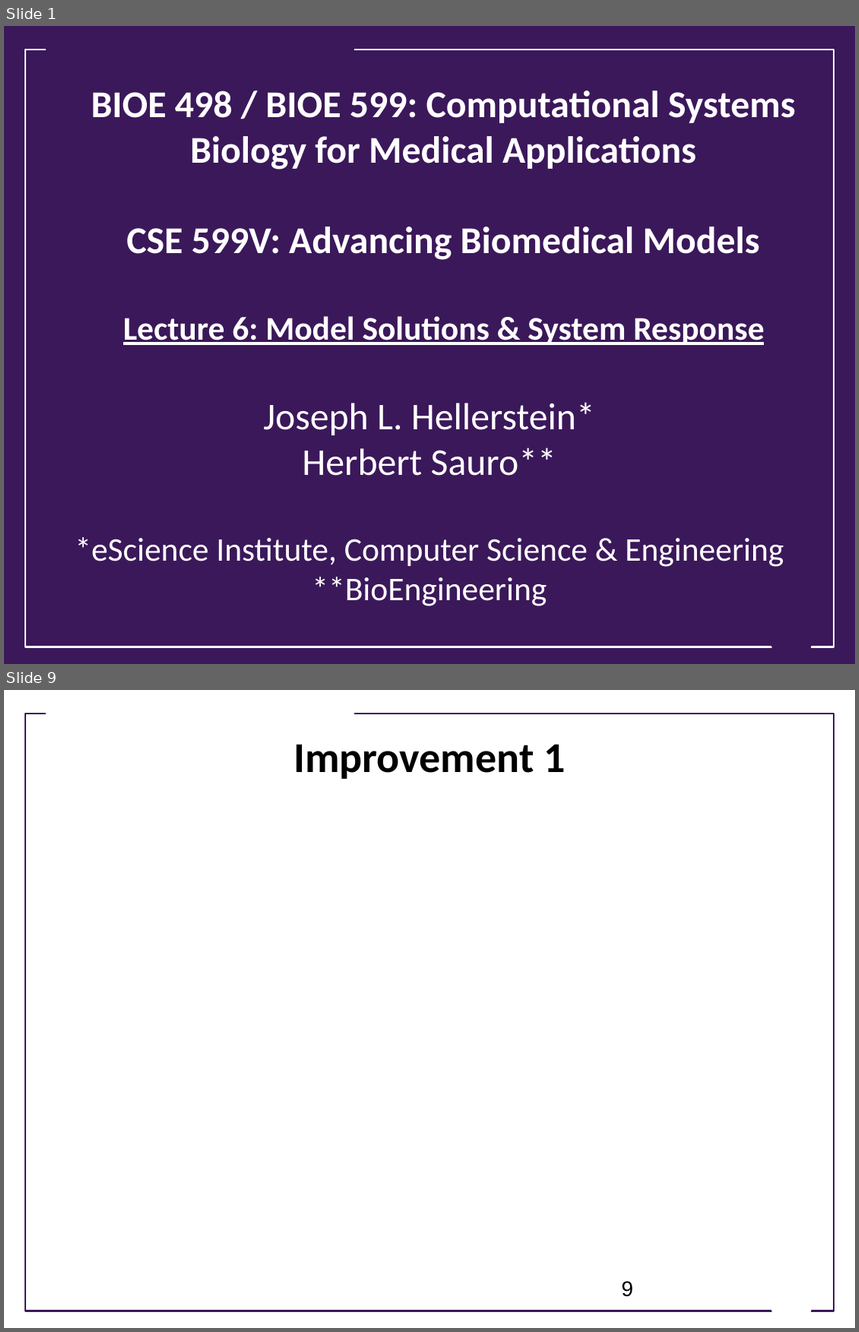
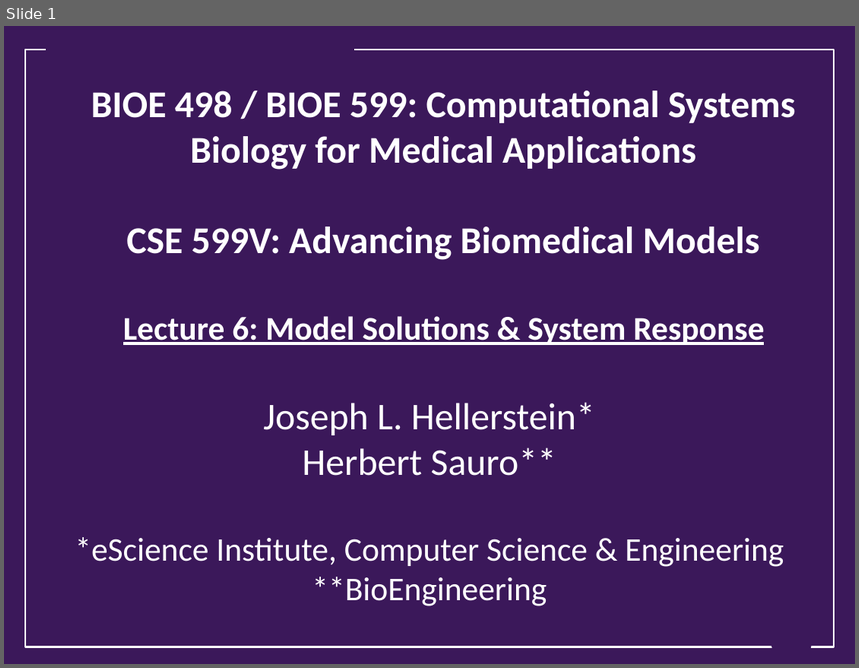
Before and after one commit to ModelEngineering/advancing-biomedical-models, a slide deck: Lectures/Week_2/CSE 599V Lecture 6 - Model Evaluation and System Responses.pptx. Shown one above the other, each under a label of ours: slides 1 and 9 before the commit, slide 1 after it; the slides between them are not shown. The pictures are 859x1332 and 859x668 pixels, drawn with LibreOffice and Linux fonts; fonts in the diff are those of the drawing; background and template pictures are left out. Boxes give left, top, right and bottom in pixels: in the first picture for what was removed or moved away, otherwise in the second. Text is boxed around its words. In the diff, an @@ line names an element or a change of style, - is before the commit and + after.

```diff
--- a/Lectures/Week_2/CSE 599V Lecture 6 - Model Evaluation and System Responses.pptx
+++ b/Lectures/Week_2/CSE 599V Lecture 6 - Model Evaluation and System Responses.pptx
@@ slide 9 removed at bbox=[4, 690, 855, 1328], background #FFFFFF @@
@@ rectangle removed at bbox=[46, 704, 354, 725] @@
@@ rectangle removed at bbox=[25, 714, 834, 1312] @@
@@ title removed at bbox=[294, 744, 565, 779] @@
-Improvement 1
@@ page number removed at bbox=[622, 1281, 634, 1297] @@
-9
@@ trapezoid removed at bbox=[764, 1281, 819, 1317] @@
```
Also in this commit, not shown: 4 slides changed, 25 slides added, 24 other slides removed.
